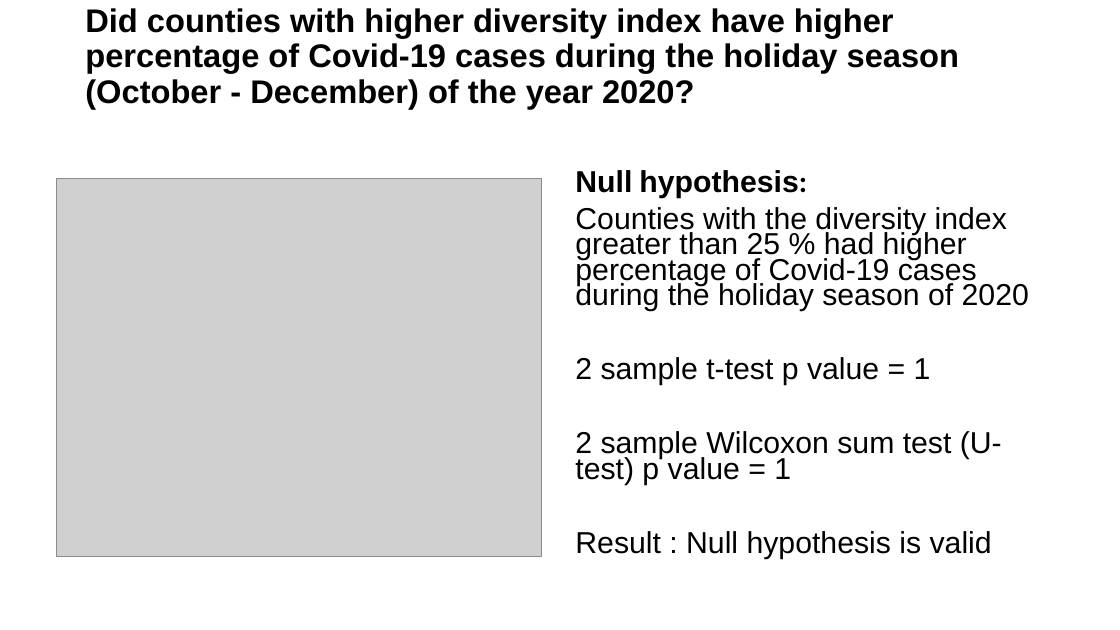
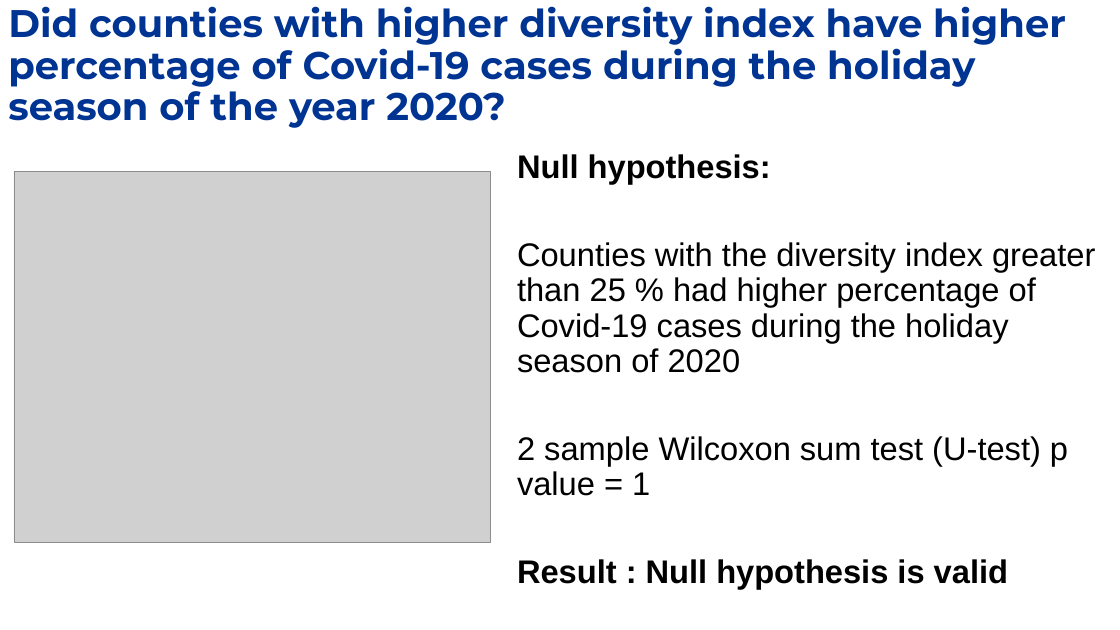
Before and after one commit to sht150/CHE-Math-Project-updated, a slide deck: slide 8 of Presentation.pptx. Drawn at 1120x630 pixels with LibreOffice and Linux fonts; fonts in the diff are those of the drawing; grey boxes stand for pictures; background and template pictures are left out. Boxes give left, top, right and bottom in pixels: in the first picture for what was removed or moved away, otherwise in the second. Text is boxed around its words. In the diff, an @@ line names an element or a change of style, - is before the commit and + after.

```diff
--- a/Presentation.pptx
+++ b/Presentation.pptx
@@ title "Did counties with higher diversity ..." at <box>8,6,1066,121</box>: vertical alignment middle to top @@
@@ title at <box>8,6,1066,121</box>: text changed; size 28 to 33 pt; font Arial to Montserrat; text colour #000000 to #003493 @@
-Did counties with higher diversity index have higher percentage of Covid-19 cases during the holiday season (October - December) of the year 2020?
+Did counties with higher diversity index have higher percentage of Covid-19 cases during the holiday season of the year 2020?
@@ text "Null hypothesis:": place and size @@
-text "Null hypothesis:" at <box>575,170,1029,559</box>
+text "Null hypothesis:" at <box>517,154,1095,589</box>
@@ text "Null hypothesis:" at <box>517,154,1095,589</box>: size 25.9 to 28 pt; font Calibri to Arial in "hypothesis:"; bold on in "Result : Null hypothesis is valid"; line spacing 0.7 to 0.9; less space between paragraphs @@
@@ picture: place and size @@
-picture at <box>56,179,541,557</box>
+picture at <box>14,171,491,543</box>
@@ text at <box>575,357,931,385</box>: paragraph removed @@
-2 sample t-test p value = 1
```
Also in this commit, not shown: 4 other slides changed, 4 slides added, 3 slides removed, 1 other file.
